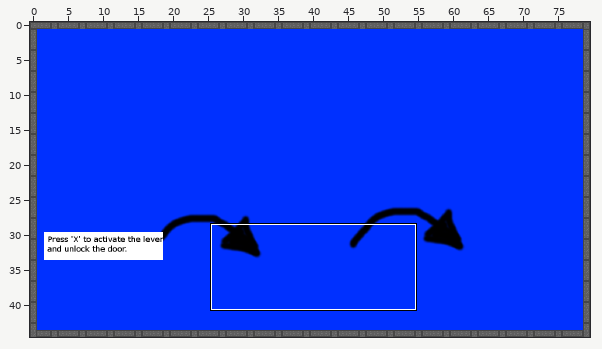
A Tiled map gets an edit: android/assets/levels/level3.tmx. The picture above shows the old version from afar; the outline marks the close-up.
Close-up. Before the commit:
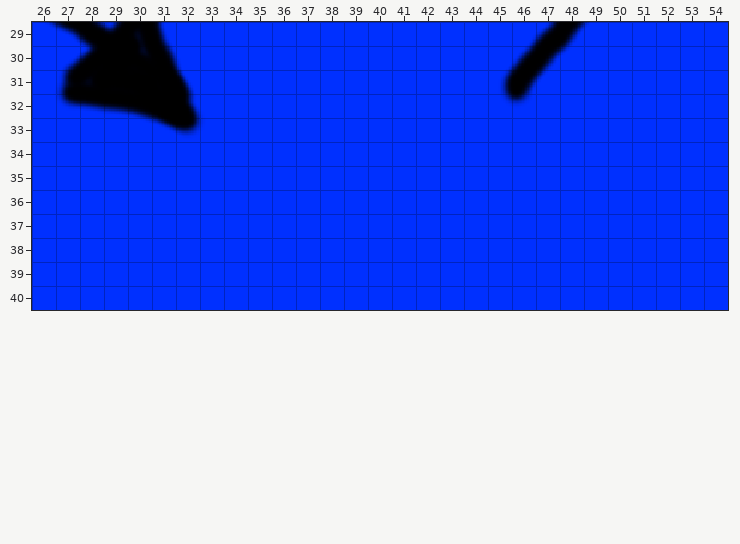
Cells are 16x16 px. Shown: x 26..54, y 29..40. The commit also changed other parts of the map, which this record leaves out.
New version:
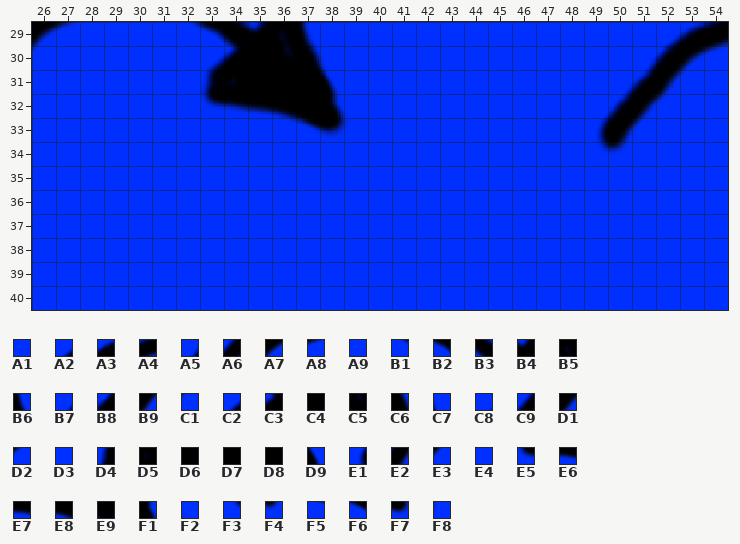
Key: from "arrow": A1 0, A2 64, A3 65, A4 66, A5 83, A6 84, A7 85, A8 86, A9 87, B1 91, B2 92, B3 93, B4 94, B5 95, B6 96, B7 102, B8 103, B9 104, C1 105, C2 112, C3 113, C4 114, C5 115, C6 116, C7 117, C8 121, C9 122, D1 123, D2 124, D3 131, D4 132, D5 133, D6 134, D7 135, D8 136, D9 137, E1 141, E2 142, E3 143, E4 151, E5 152, E6 153, E7 154, E8 155, E9 156, F1 157, F2 158, F3 161, F4 162, F5 175, F6 176, F7 177, F8 178.
__ is an empty cell, .. an unchanged one.
What changed:
--- layer "Tile Layer 1"
@@ x 26..54 @@
-29 B1 B2 B3 B4 B5 B6 A1 A1 A1 A1 A1 A1 .. .. .. .. .. .. .. .. B7 B8 B9 C1 .. .. A1 A1 A1
-30 A1 C2 C3 C4 C5 C6 C7 A1 A1 A1 A1 A1 A1 .. .. .. .. .. .. C8 C9 D1 D2 .. .. A1 A1 A1 A1
-31 .. D4 D5 D6 D7 D8 D9 A1 A1 A1 A1 A1 A1 .. .. .. .. .. .. E1 E2 E3 .. .. A1 A1 A1 A1 ..
-32 .. E5 E6 E7 E8 E9 F1 F2 A1 A1 A1 A1 A1 .. .. .. .. .. .. F3 F4 .. .. A1 A1 A1 A1 .. ..
-33 .. .. .. .. F5 F6 F7 F8 .. .. A1 A1 A1 A1 .. .. .. .. .. .. .. .. .. A1 A1 A1 .. .. ..
-34 .. .. .. .. .. .. .. .. .. .. .. .. .. .. .. .. .. .. .. .. .. .. .. A1 A1 .. .. .. ..
+29 A7 A8 A9 A1 A1 A1 B1 B2 B3 B4 B5 B6 .. .. .. .. .. .. .. .. A1 A1 A1 A1 .. .. A2 A3 A4
+30 C1 A1 A1 A1 A1 A1 A1 C2 C3 C4 C5 C6 C7 .. .. .. .. .. .. A1 A1 A1 A1 .. .. A5 A6 A7 A8
+31 .. A1 A1 A1 A1 A1 D3 D4 D5 D6 D7 D8 D9 .. .. .. .. .. .. A1 A1 A1 .. .. B7 B8 B9 C1 ..
+32 .. A1 A1 A1 A1 A1 E4 E5 E6 E7 E8 E9 F1 .. .. .. .. .. .. A1 A1 .. .. C8 C9 D1 D2 .. ..
+33 .. .. .. .. A1 A1 A1 A1 .. .. F5 F6 F7 F8 .. .. .. .. .. .. .. .. .. E1 E2 E3 .. .. ..
+34 .. .. .. .. .. .. .. .. .. .. .. .. .. .. .. .. .. .. .. .. .. .. .. F3 F4 .. .. .. ..
Changed places in both close-ups, as pixel boxes (x1, y1, x2, y2):
changed: (32, 22, 349, 138)
changed: (500, 22, 728, 155)
